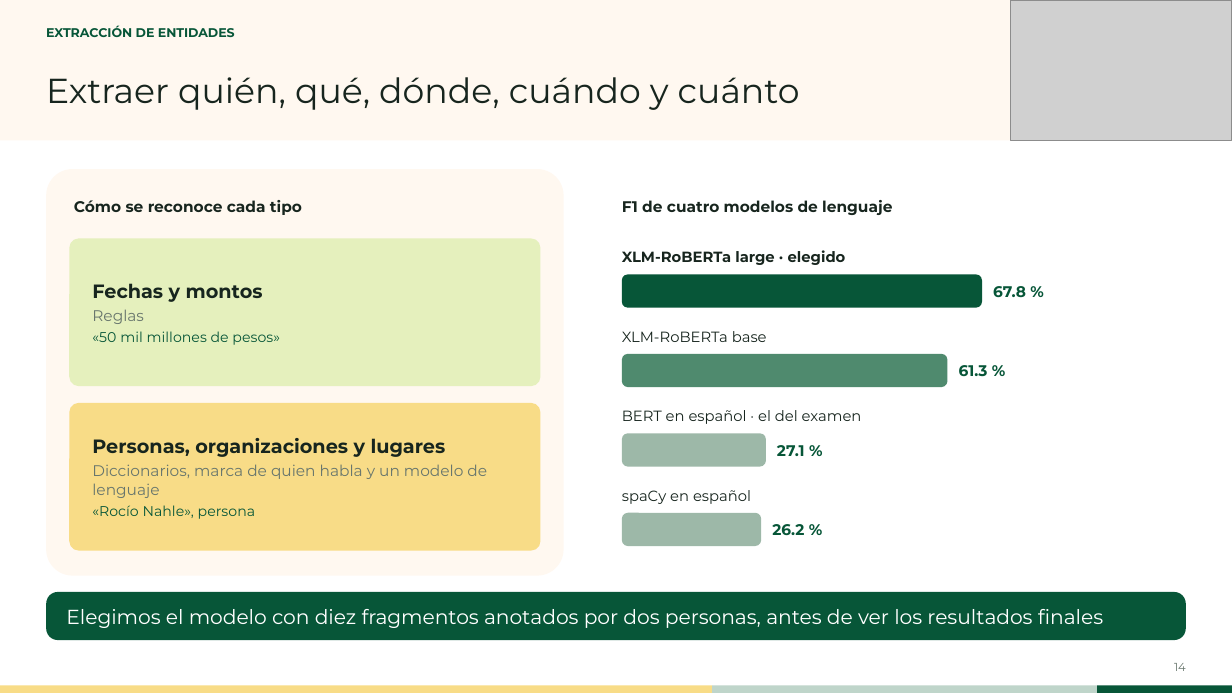
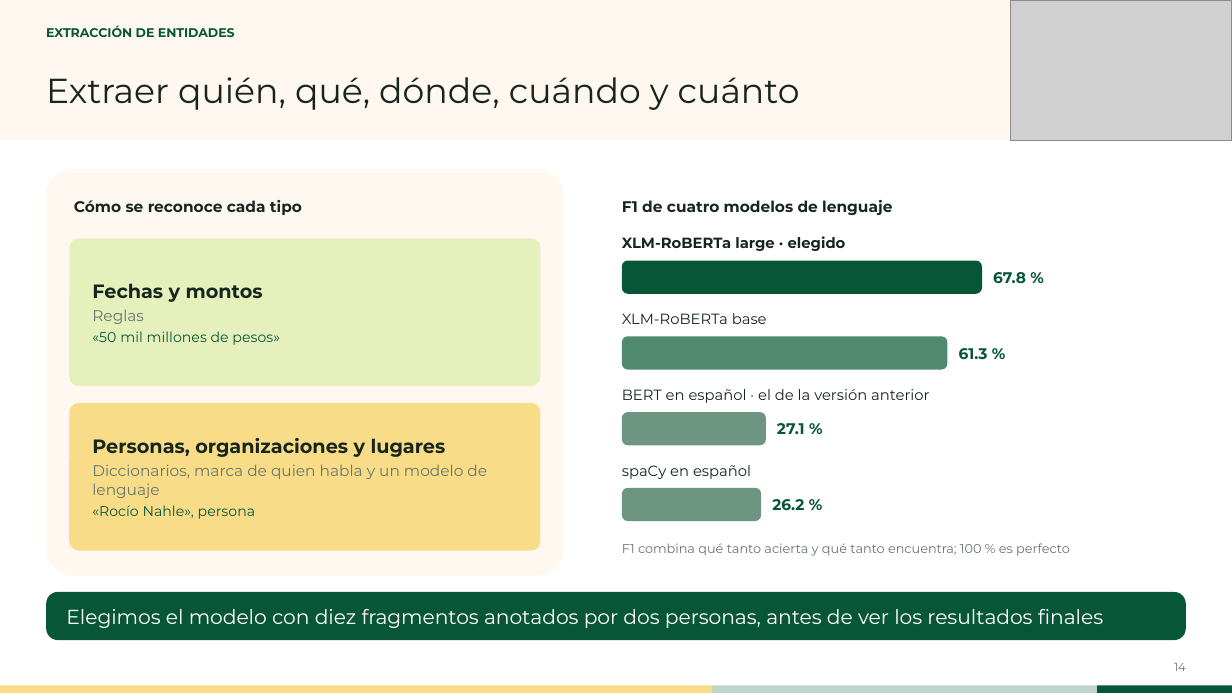
Before and after one commit to DiegoMoctezuma/Examen_Mineria_Textos, a slide deck: slide 14 of laminas/Presentacion_Mineria_de_Textos_v2.pptx. Drawn at 1232x693 pixels with LibreOffice and Linux fonts; fonts in the diff are those of the drawing; grey boxes stand for pictures. Boxes give left, top, right and bottom in pixels: in the first picture for what was removed or moved away, otherwise in the second. Text is boxed around its words. In the diff, an @@ line names an element or a change of style, - is before the commit and + after.

Commit message:
docs(laminas): cambios de la revisión ciega en el deck v2 y qué tomamos (WP-18)
Seriedad: sin caricatura en el cierre, «DATISA» en lugar de «Minería de textos»
y «Proyecto final», portada sin jerga y BERT «de la versión anterior». Datos:
figuras sin subtítulos que no corresponden (s2a, s4d, s5a) y con margen, ejemplo
real del paso 1, tabla armada con reglas sin IA generativa, 262 sucursales en
Oaxaca y ejemplos de ambiguo y sin evidencia en la 17. Jerga: MAP, BM25, kappa,
p y F1 explicados, «gold» → «anotación manual». Barras grises más oscuras.

docs/revision_ciega_respuesta.md suma «Qué tomamos y qué no», una línea por
sugerencia, con lo que es de Gonzalo, Leo y el equipo.

```diff
--- a/laminas/Presentacion_Mineria_de_Textos_v2.pptx
+++ b/laminas/Presentacion_Mineria_de_Textos_v2.pptx
@@ 2 texts, 1 rounded rectangle: place and size @@
-2 texts, 1 rounded rectangle at (622, 250, 1026, 308)
+2 texts, 1 rounded rectangle at (622, 236, 1026, 294)
@@ text at (622, 389, 929, 403): text changed @@
-BERT en español · el del examen
+BERT en español · el de la versión anterior
@@ 3 texts, 2 rounded rectangles: place and size @@
-3 texts, 2 rounded rectangles at (622, 331, 988, 467)
+3 texts, 2 rounded rectangles at (622, 313, 988, 445)
@@ rounded rectangle at (622, 412, 766, 445): fill #9DB8A8 to #6E9482 @@
@@ 2 texts, 1 rounded rectangle: place and size @@
-2 texts, 1 rounded rectangle at (622, 490, 804, 546)
+2 texts, 1 rounded rectangle at (622, 465, 804, 521)
@@ rounded rectangle at (622, 488, 762, 521): fill #9DB8A8 to #6E9482 @@
@@ text added at (622, 543, 1070, 556), 10 pt, text #68766D @@
+F1 combina qué tanto acierta y qué tanto encuentra; 100 % es perfecto
```
Also in this commit, not shown: 16 other slides changed, 1 other file.
